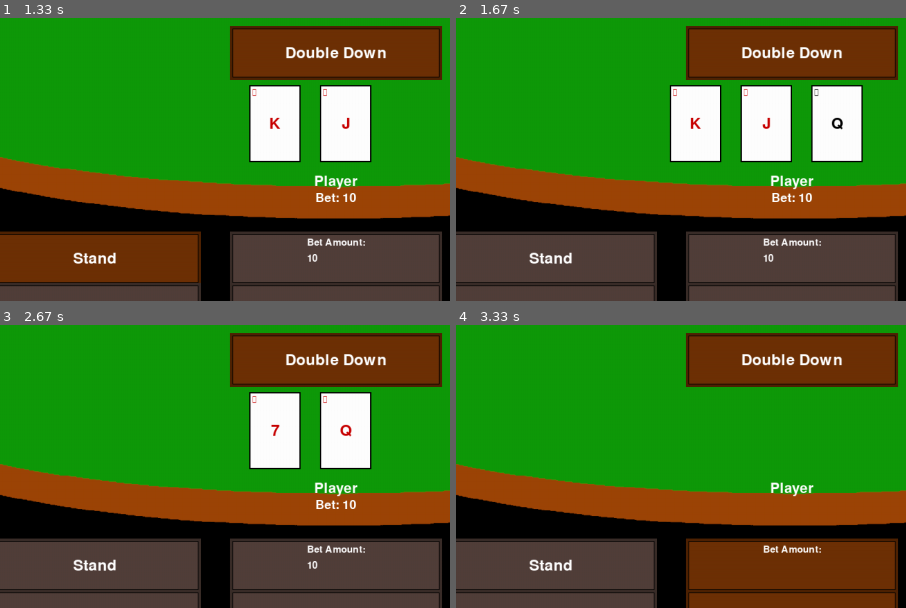
Above: before the commit, frames 1-4 (two rows, left to right).
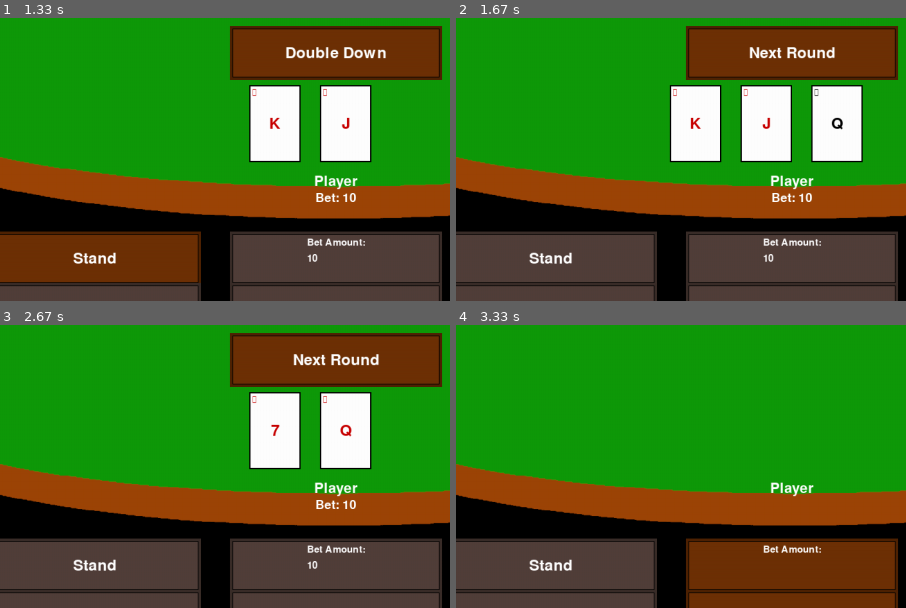
Above: after the commit, the same moments.

Repository: CDonners/None-Exam-Assessment-2026-AQA
Game: pygame game, started from bankrollBust/main.py
Two runs of this game, one before a commit and one after it. Both use one fixed random seed, a clock stepped at 60 frames per second and the inputs below.
Inputs (mouse positions are % of the whole screen's width and height, from its top left):
- Up to frame 1 (1.33 s): press the mouse at (50, 32) at 0.37 s; move the mouse to (51, 56) at 0.47 s; release the mouse at (53, 79) at 0.6 s; click "Start Game" at 0.78 s; click "Confirm Bet" at 1.08 s
- Up to frame 2 (1.67 s): press the mouse at (77, 85) at 1.4 s; move the mouse to (59, 50) at 1.5 s; release the mouse at (42, 16) at 1.63 s
- Up to frame 3 (2.67 s): click "Next Round" at 1.75 s; press the mouse at (50, 94) at 2.07 s; move the mouse to (64, 90) at 2.17 s; release the mouse at (78, 86) at 2.3 s; click "Stand" at 2.42 s
- Up to frame 4 (3.33 s): click "Next Round" at 2.75 s; press the mouse at (50, 85) at 3.07 s; move the mouse to (41, 76) at 3.17 s; release the mouse at (31, 68) at 3.3 s
The pictures show only the part of the screen within x 13-63%, y 43-93%; the shares and areas given below are measured in that part.

Frame 1 is identical in both runs. In frame 2, 0.6% of the frame differs, in the area x 63-86%, y 10-15%; in frame 3, 0.6%; in frame 4, 9.0%, in the area x 51-99%, y 2-22%.

Commit message:
Updating TODO

Diff:
--- a/bankrollBust/main.py
+++ b/bankrollBust/main.py
@@ -6,9 +6,8 @@
 # TODO Handle if player ges 21 or if player gets blackjack - Semi Done
 # TODO Handle deck running out of cards somehow
 # TODO Handle player running out of bustBux
-# TODO Fix infinite money glitch - use a set of owed players each element [playerObj, "Won"/"Draw"]
 # TODO See if I can make it so the screen can update the cards n such without needing an event??? Probs alot of rewriting
-## TODO Trying to do above, figure out why showDBButton is resetting to false???
+# TODO Now need to figure out why the dealer randomly starts dealing cards to themself straight away after like 2 rounds
 
 # Pygame Setup
 pygame.init() # Initialise Pygame
@@ -63,6 +62,8 @@
         standButton.makeUninteractable()
         splitButton.makeUninteractable()
         insuranceButton.makeUninteractable()
+        confirmBetButton.makeUninteractable()
+        betAmountInputBox.makeUninteractable()
 
     def startPlayerTurn(currentPlayer, event):
         global showDBButton
@@ -88,7 +89,7 @@
             if dealer.hand[0].face == "A": # If the dealer has a visible Ace
                 insuranceButton.makeInteractable()
             # Makes double down available
-            showDBButton = True if len(currentPlayer.hand) == 2 else False
+            showDBButton = True
             if doubleDownButton.updateImage(event): # If the player hasn't acted they can double down
                 showDBButton = False
                 currentPlayer.bustBux -= currentPlayer.bet # Remove the additional bet from their total
@@ -163,9 +164,11 @@
             if currentPlayer.name == "Player": # Is the Player's turn
                 # Wait for interactions
                 if stood:
+                    showDBButton = False
                     currentPlayer.stand(game)
                     endPlayerTurn()
                 if hit:
+                    showDBButton = False
                     currentPlayer.dealCard(game.deckInstance)
                     if game.checkBusted(currentPlayer):
                         endPlayerTurn()
@@ -176,13 +179,6 @@
                     hit = False
 
             elif currentPlayer.name == "Dealer": # Is the dealer's turn
-                # Handling the end of the game
-                hitButton.makeUninteractable()
-                standButton.makeUninteractable()
-                splitButton.makeUninteractable()
-                insuranceButton.makeUninteractable()
-                confirmBetButton.makeUninteractable()
-                betAmountInputBox.makeUninteractable()
                 currentPlayer.hand[1].setVisible()
                 if currentPlayer.isStood or game.checkBusted(currentPlayer): # Dealer has either stood or busted
                     if currentPlayer.isStood and not betsGiven: # Once dealer has stood
